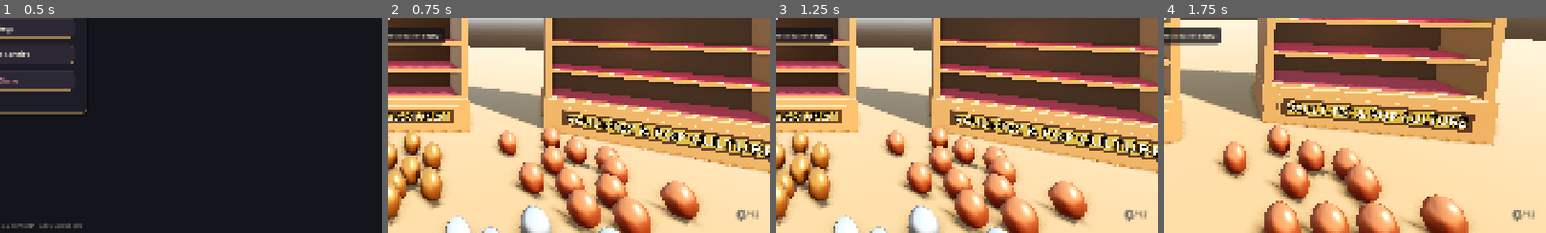
Above: before the commit, frames 1-4 (left to right).
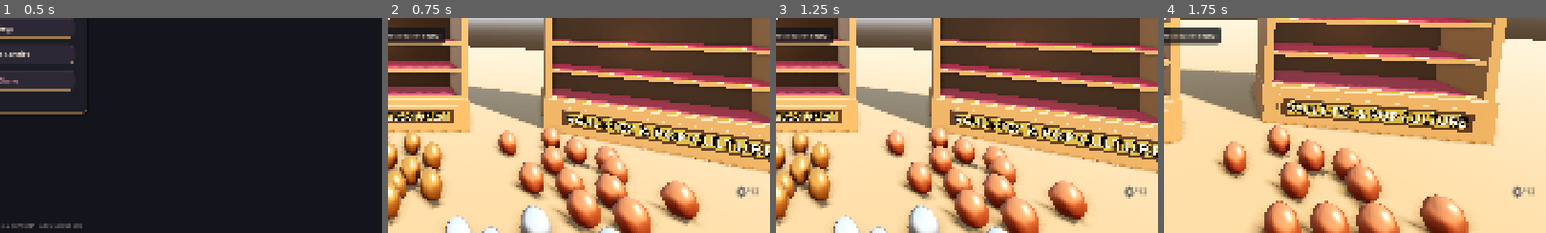
Above: after the commit, the same moments.

Repository: JS-Marinn/the-grand-eggsposition
Game: Godot game, scene res://scenes/ui/main_menu.tscn
Two runs of this game, one before a commit and one after it. Both use one fixed random seed, a clock stepped at 60 frames per second and the inputs below.
Inputs (mouse positions are % of the whole screen's width and height, from its top left):
- Up to frame 1 (0.5 s): no input
- Up to frame 2 (0.75 s): click "Play Boutique" at 0.5 s
- Up to frame 3 (1.25 s): no input
- Up to frame 4 (1.75 s): tap Enter at 1.25 s; move the mouse to (55, 50) at 1.27 s; press the mouse at (55, 50) at 1.28 s; hold W (move_forward) from 1.28 s (still down); tap Space at 1.52 s
The pictures show only the part of the screen within x 50-100%, y 50-100%; the shares and areas given below are measured in that part.

Frame 1 is identical in both runs. In frame 2, 0.4% of the frame differs, in the area x 91-97%, y 77-95%; in frame 3, 0.4%; in frame 4, 0.4%.

Commit message:
fix(hud): prevent BasketStack overflow with sliding window and lifted anchor offsets

Diff:
--- a/scenes/ui/hud.tscn
+++ b/scenes/ui/hud.tscn
@@ -141,9 +141,9 @@
 anchor_right = 1.0
 anchor_bottom = 1.0
 offset_left = -260.0
-offset_top = -460.0
+offset_top = -520.0
 offset_right = -28.0
-offset_bottom = -22.0
+offset_bottom = -80.0
 grow_horizontal = 0
 grow_vertical = 0
 mouse_filter = 2
--- a/scripts/ui/hud.gd
+++ b/scripts/ui/hud.gd
@@ -125,6 +125,8 @@
 	if not basket_stack or not basket_item_list or not capacity_current or not capacity_max:
 		return
 
+	const MAX_ROWS: int = 6  # Maximum visible rows at a time
+
 	var basket_size: int = GameManager.player_basket.size()
 	var max_cap: int = GameManager.max_basket_capacity
 
@@ -151,8 +153,12 @@
 		var player = get_tree().root.find_child("Player", true, false)
 		selected_idx = player.selected_held_index if (player and "selected_held_index" in player) else 0
 
-	# Remove surplus rows synchronously so child count is accurate immediately
-	while basket_item_list.get_child_count() > basket_size:
+	# Compute sliding window: clamp so selected_idx stays visible
+	var visible_count: int = mini(basket_size, MAX_ROWS)
+	var win_start: int = clampi(selected_idx - MAX_ROWS / 2, 0, maxi(0, basket_size - MAX_ROWS))
+
+	# Sync row count to visible_count
+	while basket_item_list.get_child_count() > visible_count:
 		var last_node = basket_item_list.get_child(basket_item_list.get_child_count() - 1)
 		basket_item_list.remove_child(last_node)
 		last_node.queue_free()
@@ -160,7 +166,7 @@
 	var current_children: Array = basket_item_list.get_children()
 
 	# Add missing rows
-	while current_children.size() < basket_size:
+	while current_children.size() < visible_count:
 		var row: HBoxContainer = HBoxContainer.new()
 		row.alignment = BoxContainer.ALIGNMENT_END
 		row.mouse_filter = Control.MOUSE_FILTER_IGNORE
@@ -188,11 +194,12 @@
 		basket_item_list.add_child(row)
 		current_children.append(row)
 
-	# Update all rows
-	for i in range(basket_size):
-		var row: HBoxContainer = current_children[i] as HBoxContainer
-		var egg: EggData = GameManager.player_basket[i]
-		var is_selected: bool = (i == selected_idx)
+	# Update visible rows with windowed basket slice
+	for row_i in range(visible_count):
+		var basket_i: int = win_start + row_i
+		var row: HBoxContainer = current_children[row_i] as HBoxContainer
+		var egg: EggData = GameManager.player_basket[basket_i]
+		var is_selected: bool = (basket_i == selected_idx)
 
 		var name_lbl: Label = row.get_node_or_null("NameLabel") as Label
 		var chevron_lbl: Label = row.get_node_or_null("ChevronLabel") as Label
